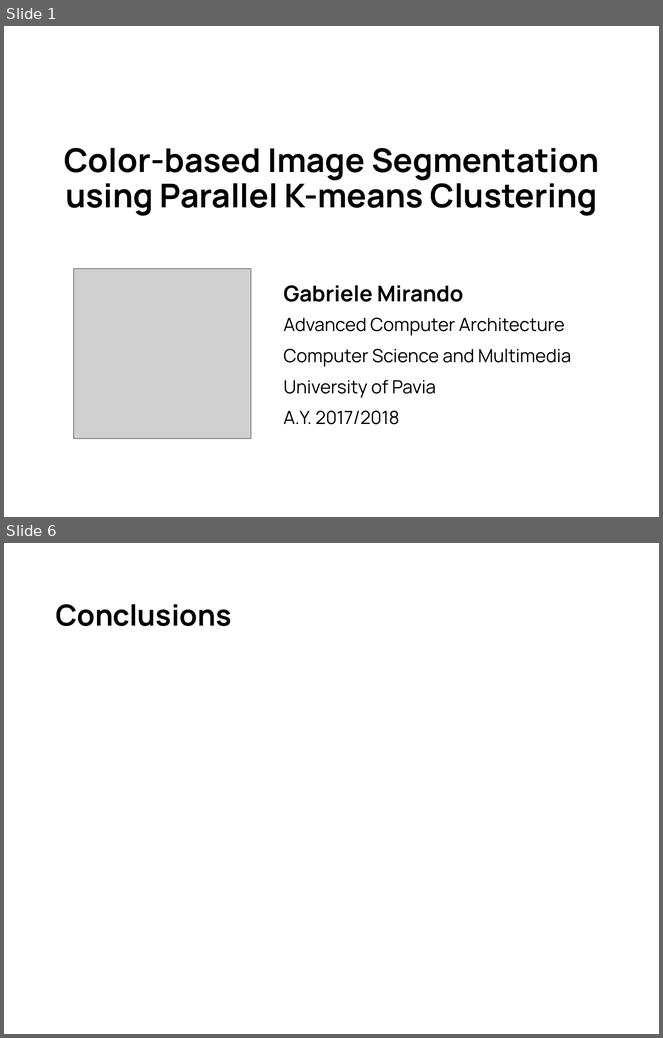
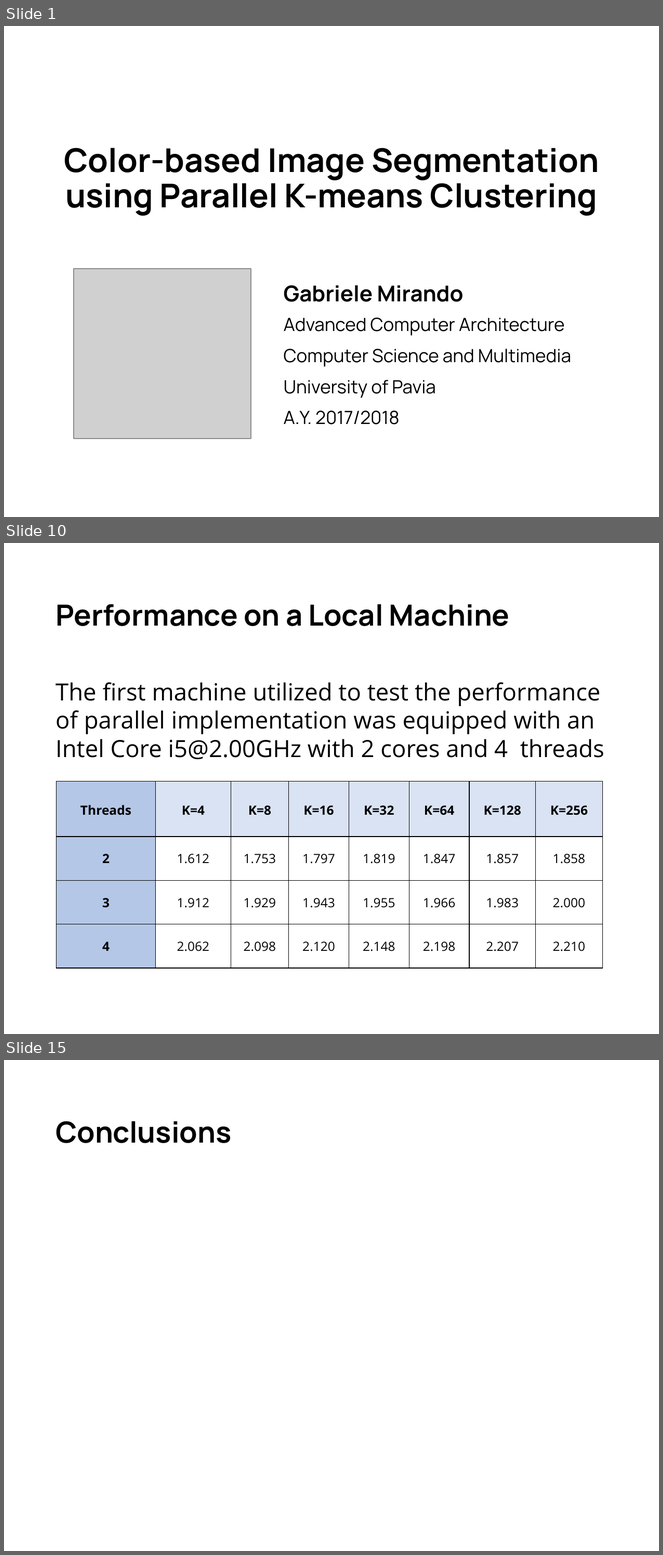
Before and after one commit to gabrielemirando/image-segmentation, a slide deck: docs/pres.pptx. Shown one above the other, each under a label of ours: slides 1 and 6 before the commit, slides 1, 10 and 15 after it; the slides between them are not shown. The pictures are 663x1038 and 663x1555 pixels, drawn with LibreOffice and Linux fonts; fonts in the diff are those of the drawing; grey boxes stand for pictures. Boxes give left, top, right and bottom in pixels: in the first picture for what was removed or moved away, otherwise in the second. Text is boxed around its words. In the diff, an @@ line names an element or a change of style, - is before the commit and + after.

```diff
--- a/docs/pres.pptx
+++ b/docs/pres.pptx
@@ slide 10 added at box(4, 543, 659, 1034), background #FFFFFF @@
@@ title added at box(55, 604, 509, 626), 32 pt, text #000000, bold @@
+Performance on a Local Machine
@@ text added at box(55, 682, 605, 759), 26 pt, text #000000 @@
+The first machine utilized to test the performance of parallel implementation was equipped with an Intel Core i5@2.00GHz with 2 cores and 4 threads
@@ table added at box(57, 782, 603, 968), 4 rows, 8 columns @@
+Threads | K=4 | K=8 | K=16 | K=32 | K=64 | K=128 | K=256
+2 | 1.612 | 1.753 | 1.797 | 1.819 | 1.847 | 1.857 | 1.858
+3 | 1.912 | 1.929 | 1.943 | 1.955 | 1.966 | 1.983 | 2.000
+4 | 2.062 | 2.098 | 2.120 | 2.148 | 2.198 | 2.207 | 2.210
@@ what was slide 6 is now slide 15 @@
```
Also in this commit, not shown: 3 slides changed, 9 other slides added, 1 slide removed, 2 other files.
